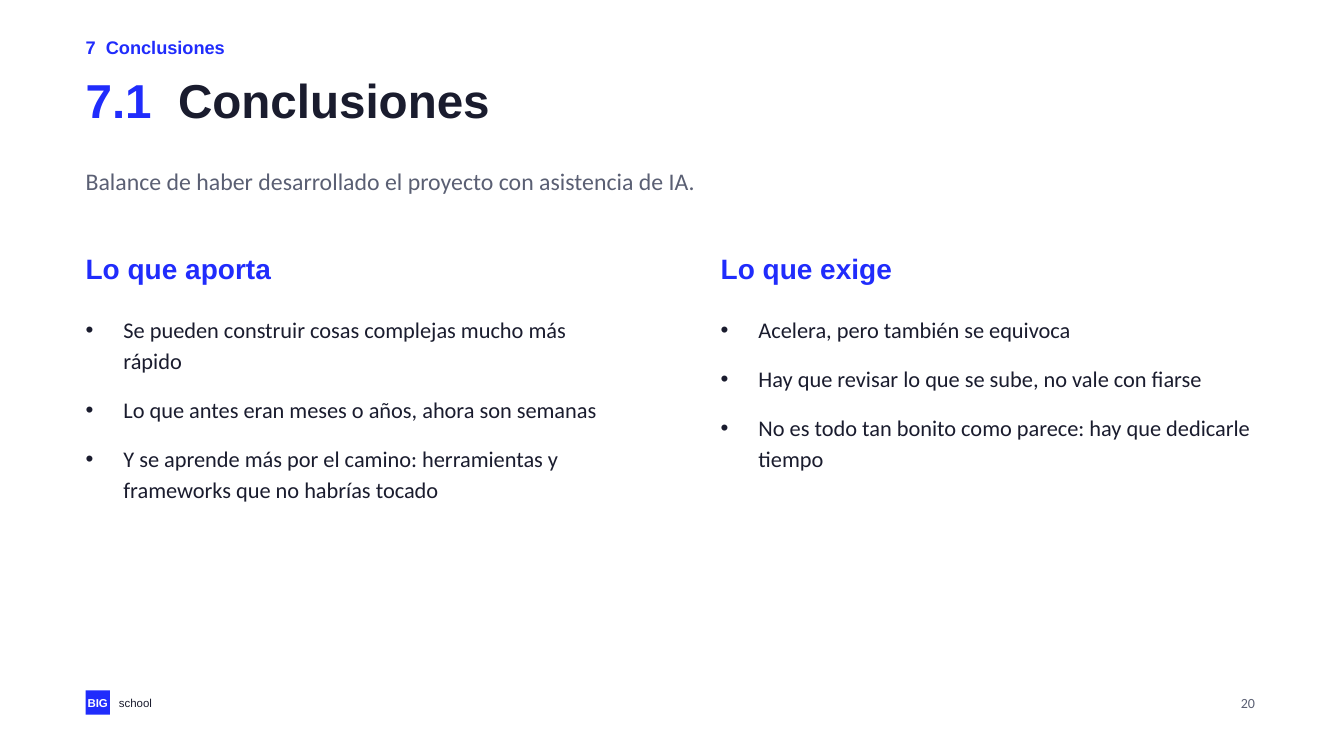
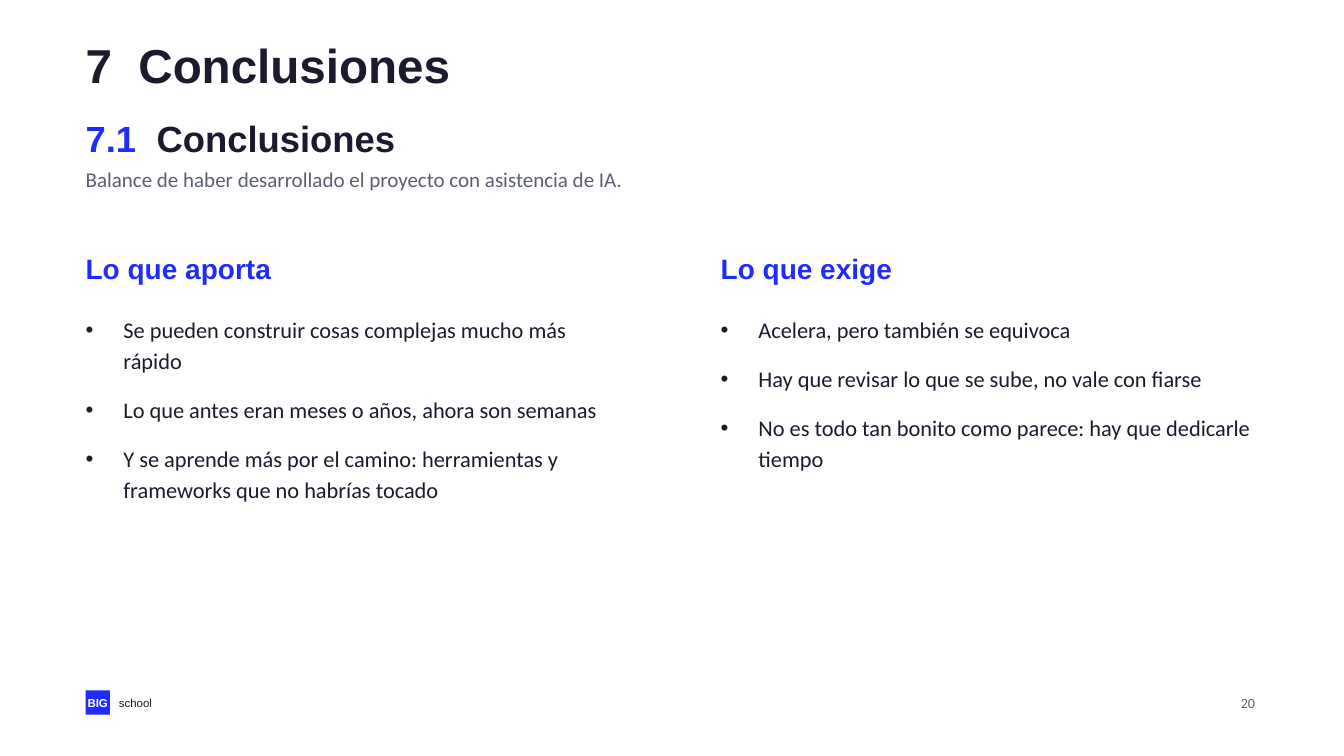
Before and after one commit to NovilloQuinta/intelligent-automotive-diagnostics, a slide deck: slide 20 of docs/presentacion/tfm-intelligent-automotive-diagnostics.pptx. Drawn at 1344x756 pixels with LibreOffice and Linux fonts; fonts in the diff are those of the drawing. Boxes give left, top, right and bottom in pixels: in the first picture for what was removed or moved away, otherwise in the second. Text is boxed around its words. In the diff, an @@ line names an element or a change of style, - is before the commit and + after.

```diff
--- a/docs/presentacion/tfm-intelligent-automotive-diagnostics.pptx
+++ b/docs/presentacion/tfm-intelligent-automotive-diagnostics.pptx
@@ text "7 Conclusiones" at (86,48,450,84): size 13 to 34 pt, text colour #202CFC to #1A1C2E @@
@@ text "7.1 Conclusiones": place and size @@
-text "7.1 Conclusiones" at (86,83,490,119)
+text "7.1 Conclusiones" at (86,125,396,153)
@@ text "7.1 Conclusiones" at (86,125,396,153): size 34 to 26 pt @@
@@ text "Balance de haber desarrollado el ..." at (86,172,622,191): size 17 to 15 pt @@
```
Also in this commit, not shown: 17 other slides changed, 3 other files.
